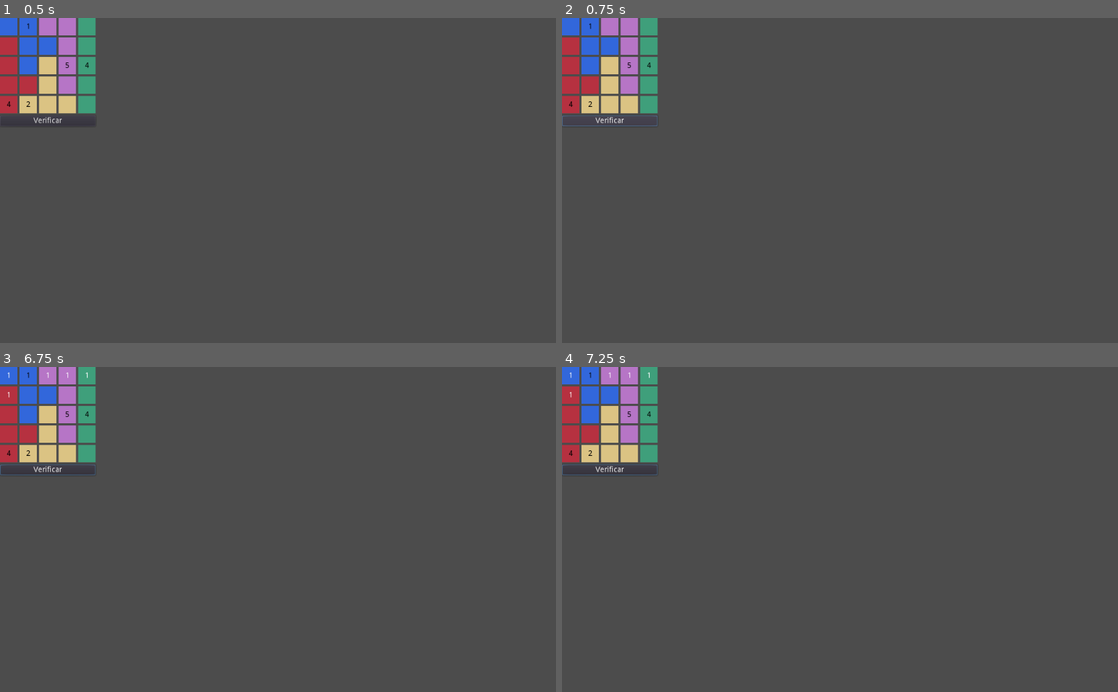
Above: before the commit, frames 1-4 (two rows, left to right).
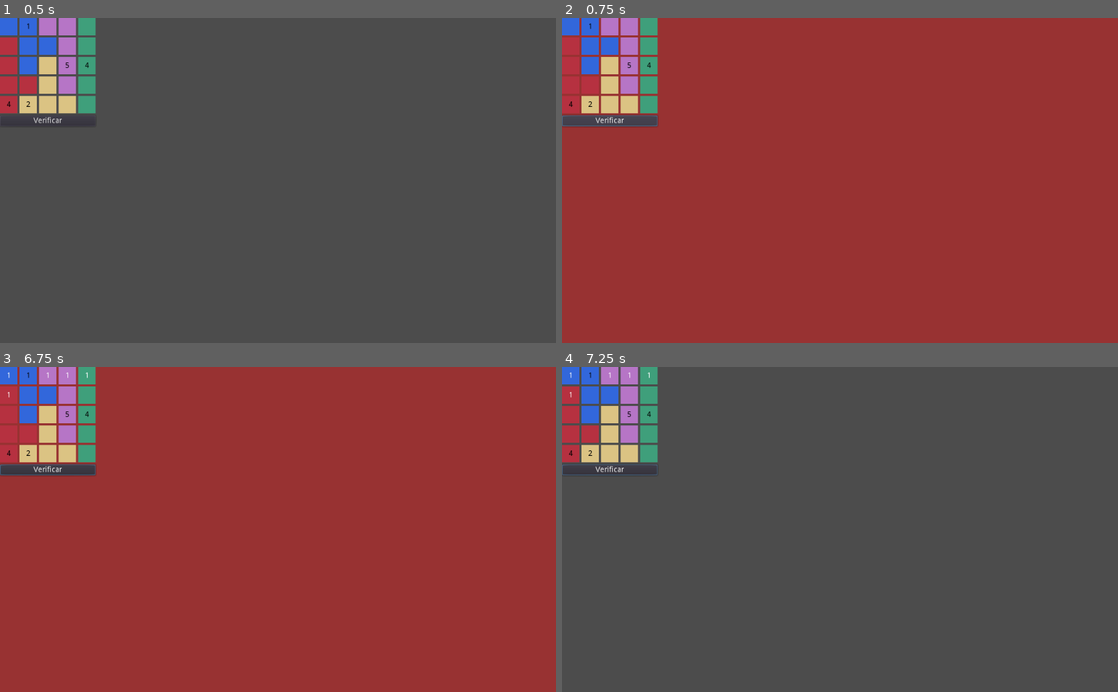
Above: after the commit, the same moments.

Repository: IndieDevEs/reto-5-logi-five
Game: Godot game, scene res://Game/Game.tscn
Same seed, same stepped clock (60 frames per second), same inputs: the game is played once before the commit and once after it.
Inputs (mouse positions are in pixels of both pictures, inside the frame that each line leads up to):
- Up to frame 1 (0.5 s): no input
- Up to frame 2 (0.75 s): click "Verificar" at 0.5 s
- Up to frame 3 (6.75 s): click "Verificar" at 1.25 s; click "Verificar" at 2 s; tap Enter at 2.75, 4.25, 5.75 s; move the mouse to (11, 376) at 2.77 s; click (11, 376) at 2.92 s; tap Space at 3.5, 5, 6.5 s; move the mouse to (27, 376) at 3.52 s; click (27, 376) at 3.67 s; move the mouse to (50, 376) at 4.27 s; click (50, 376) at 4.42 s; move the mouse to (66, 376) at 5.02 s; click (66, 376) at 5.17 s; move the mouse to (88, 376) at 5.77 s; click (88, 376) at 5.92 s; move the mouse to (11, 396) at 6.52 s; click (11, 396) at 6.67 s
- Up to frame 4 (7.25 s): no input

Frame 1 is identical in both runs. In frame 2, 95% of the frame differs, in the area x 0-100%, y 0-100%; in frame 3, 95%; in frame 4, nothing differs.

Commit message:
Se agrega funcionalidad al botón para Validar el estado del juego

Diff:
--- a/jjmontes/Stages/Stage.gd
+++ b/jjmontes/Stages/Stage.gd
@@ -4,6 +4,9 @@
 
 var _permutations = _permutations_class.new()
 var block_scene = preload("res://Block/Block.tscn")
+var background_default = Color(0.3,0.3,0.3,1.0)
+var background_error = Color(0.6,0.2,0.2,1.0)
+var background_win = Color(0.2,0.6,0.2,1.0)
 var textures = [
 	preload("res://Art/acronym8-blue.png"),
 	preload("res://Art/acronym8-fucshia.png"),
@@ -48,6 +51,7 @@
 ]
 
 func _ready():
+	VisualServer.set_default_clear_color(background_default)
 	_render_stage(0)
 	var stage = stages[0]
 	stage = _create_stage(stage)
@@ -104,7 +108,13 @@
 	return group
 
 func _on_Button_pressed():
-	pass
+	var stage = stages[0]
+	if _is_complete(stage) == false or _is_valid(stage) == false:
+		VisualServer.set_default_clear_color(background_error)
+		yield(get_tree().create_timer(0.3), "timeout")
+		VisualServer.set_default_clear_color(background_default)
+	else:
+		VisualServer.set_default_clear_color(background_win)
 
 func _create_stage(stage):
 	var current_row = 1
